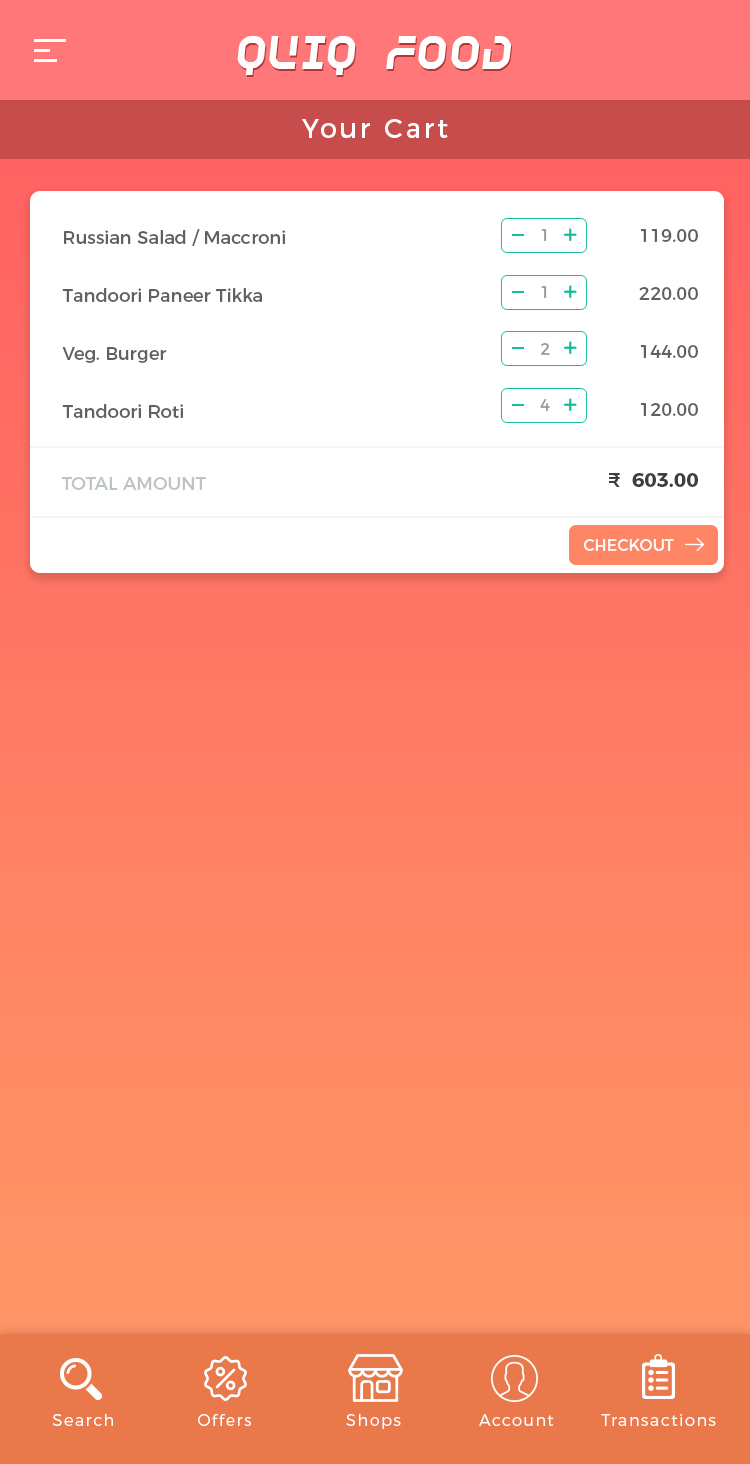
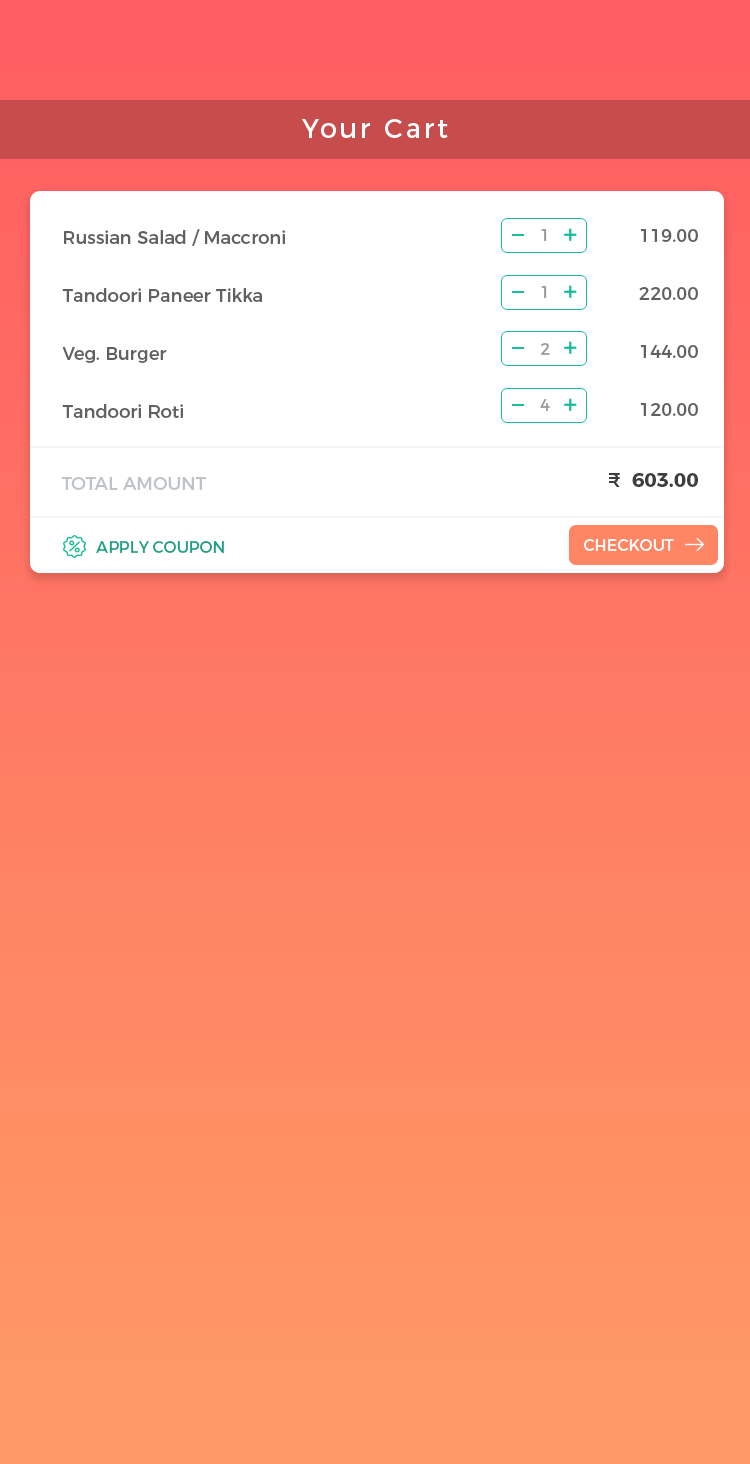
The second 750x1464 image is a revision of the first. Changes to its layers:
added layer "Apply Coupon" in group "Group 4" over (x1=96, y1=541, x2=224, y2=553)
renamed "Menu" to "discount", moved it above "Total Amount", painted on it over (x1=0, y1=0, x2=750, y2=1464)
painted on "Color Fill 2", unmasked it over (x1=583, y1=539, x2=674, y2=551)
painted on "Rounded Rectangle 1", unmasked it over (x1=62, y1=229, x2=698, y2=558)
unmasked "Rectangle 2" over (x1=302, y1=119, x2=448, y2=138)
